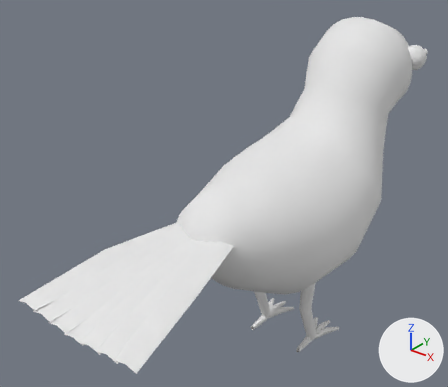
Before and after pictures for a commit that changed the FBX model unity/Assets/Art/Models/Crow_Body.fbx.
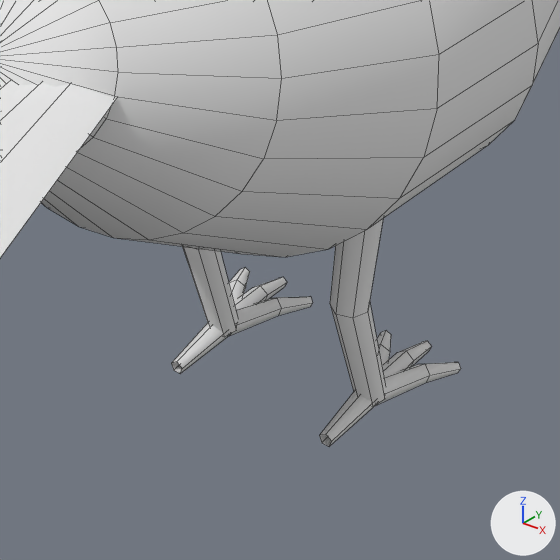
There are two pictures of each version: one whole from a 50 mm lens placed at (10.63, -16.83, 15.86), pointed at (-1.82, -1.27, 6.22), one close up on the part from 44% to 83% of the width and 56% to 100% of the height. The lights are fixed; the arrows at lower right show +X, +Y and +Z. The older version's two pictures come first. The close-ups show mesh edges as thin lines. Where no turn or scale is listed for an object, it has been applied to the vertices.

Names of what the first close-up shows: 'Crow_Body'.
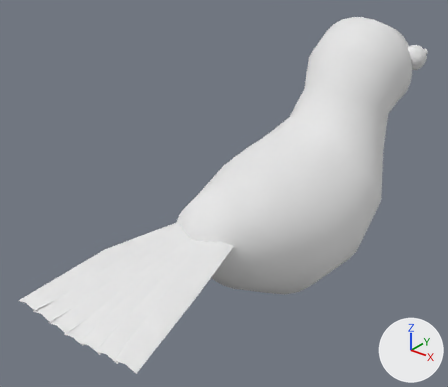
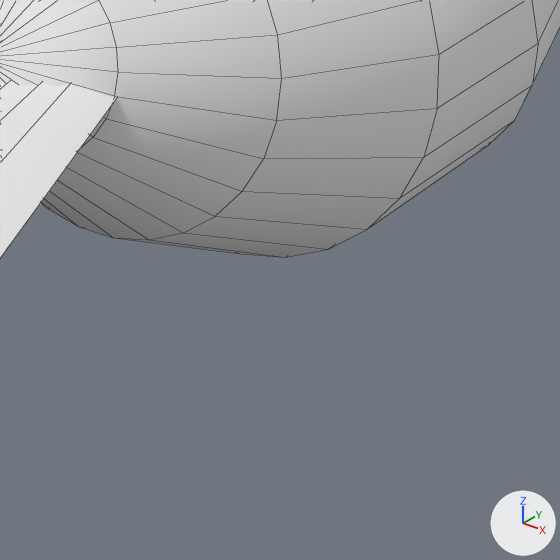
Location of each change, (x1, y1, x2, y2) in pixels of the close-ups (560 x 560 px):
'Crow_Body', reshaped: before (0, 0, 560, 446); after (0, 0, 560, 258)
part 1 of me_crow_body, deleted: before (171, 219, 461, 446)

Patch to the scene script:
```diff
--- a/unity/Assets/Art/Models/Crow_Body.fbx.py
+++ b/unity/Assets/Art/Models/Crow_Body.fbx.py
@@ me_crow_body @@
 # used by ob_crow_body; location = (0.0, 0.0, 0.0)
-me_crow_body.from_pydata(...)  # 762 vertices, 726 faces; spans x -2.8..2.8, y -9.5..9.5, z 0.0..11.7
+me_crow_body.from_pydata(...)  # 610 vertices, 628 faces; spans x -2.8..2.8, y -9.5..9.5, z 3.0..11.7
+# me_crow_body part 1: 10 loose pieces with 152 vertices, spanning x -1.7..1.7, y -0.4..2.0, z 0.0..3.7, are deleted
 me_crow_body.materials.append(mat_vertexcolor)
```
